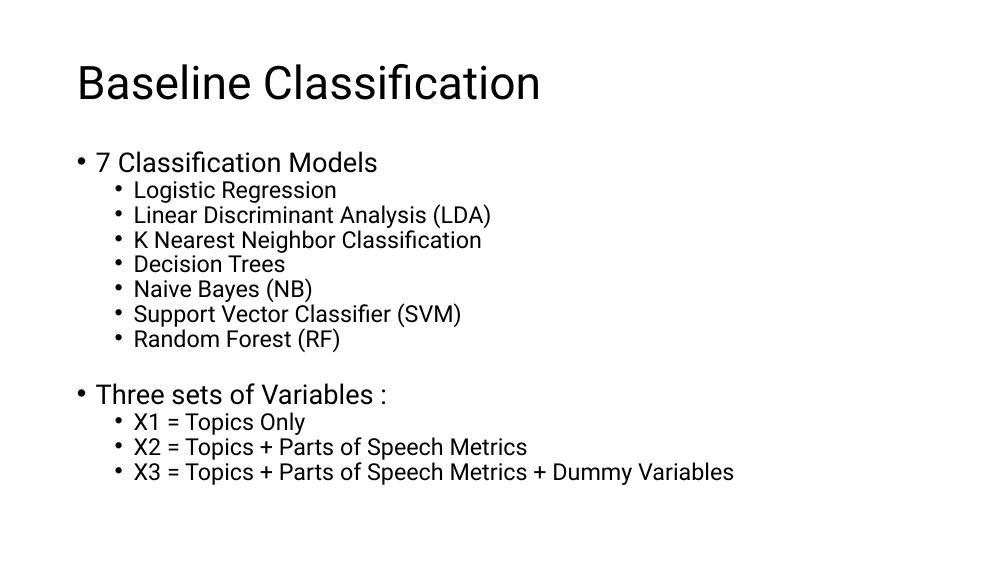
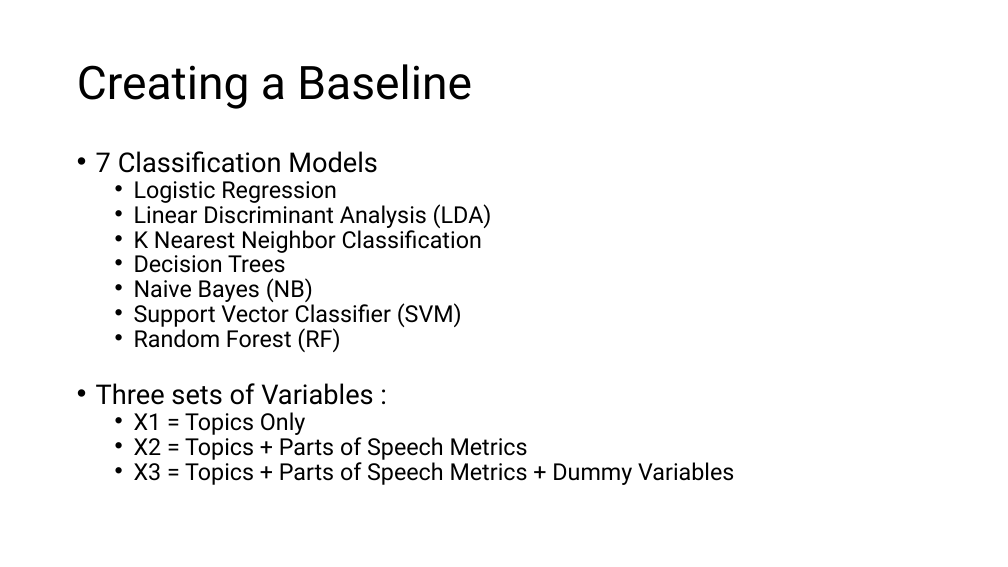
Before and after one commit to chrisgian/Capstone2-NLP-Hotel-Reviews, a slide deck: slide 12 of NLP 2 - Hotel Reviews Deliverable.pptx. Drawn at 1008x567 pixels with LibreOffice and Linux fonts; fonts in the diff are those of the drawing. Boxes give left, top, right and bottom in pixels: in the first picture for what was removed or moved away, otherwise in the second. Text is boxed around its words. In the diff, an @@ line names an element or a change of style, - is before the commit and + after.

Commit message:
fixed baseline slide

```diff
--- a/NLP 2 - Hotel Reviews Deliverable.pptx
+++ b/NLP 2 - Hotel Reviews Deliverable.pptx
@@ title at bbox=[77, 64, 472, 109]: text changed @@
-Baseline Classification
+Creating a Baseline
```
Also in this commit, not shown: 3 other slides changed, 1 other file.
